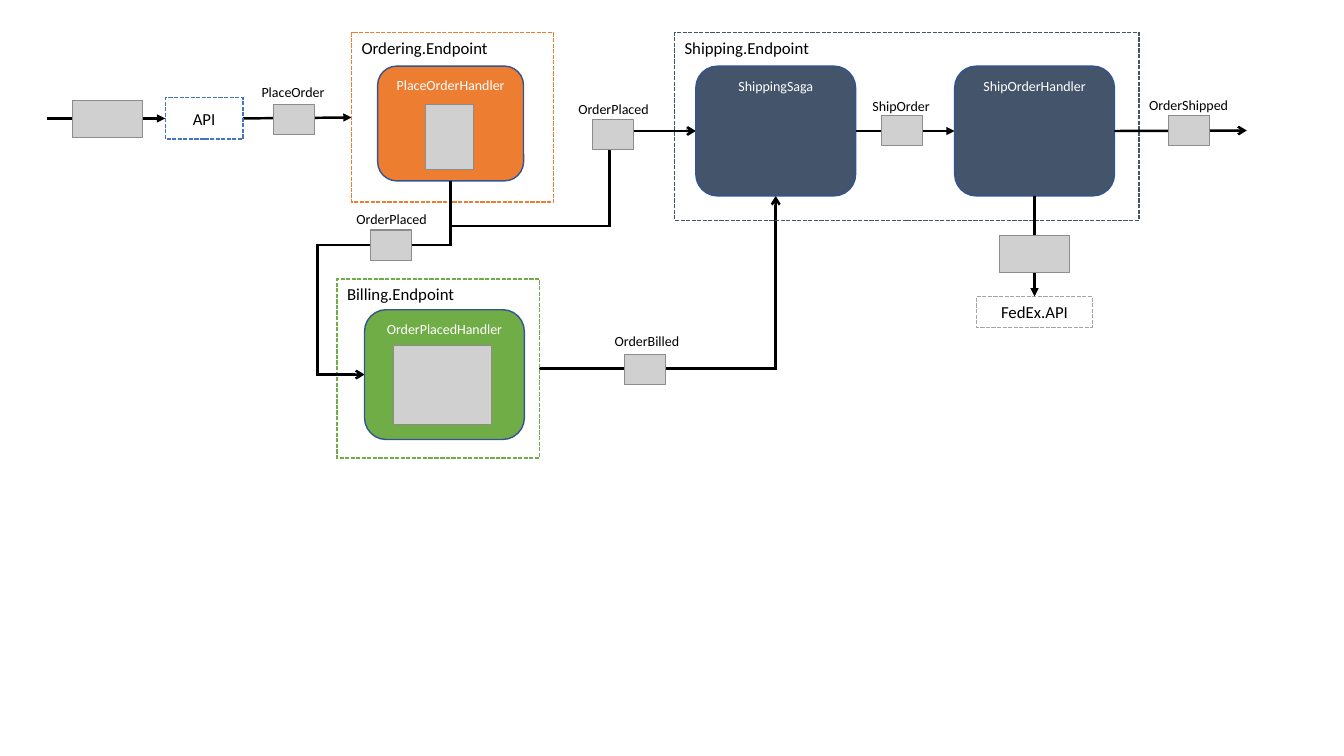
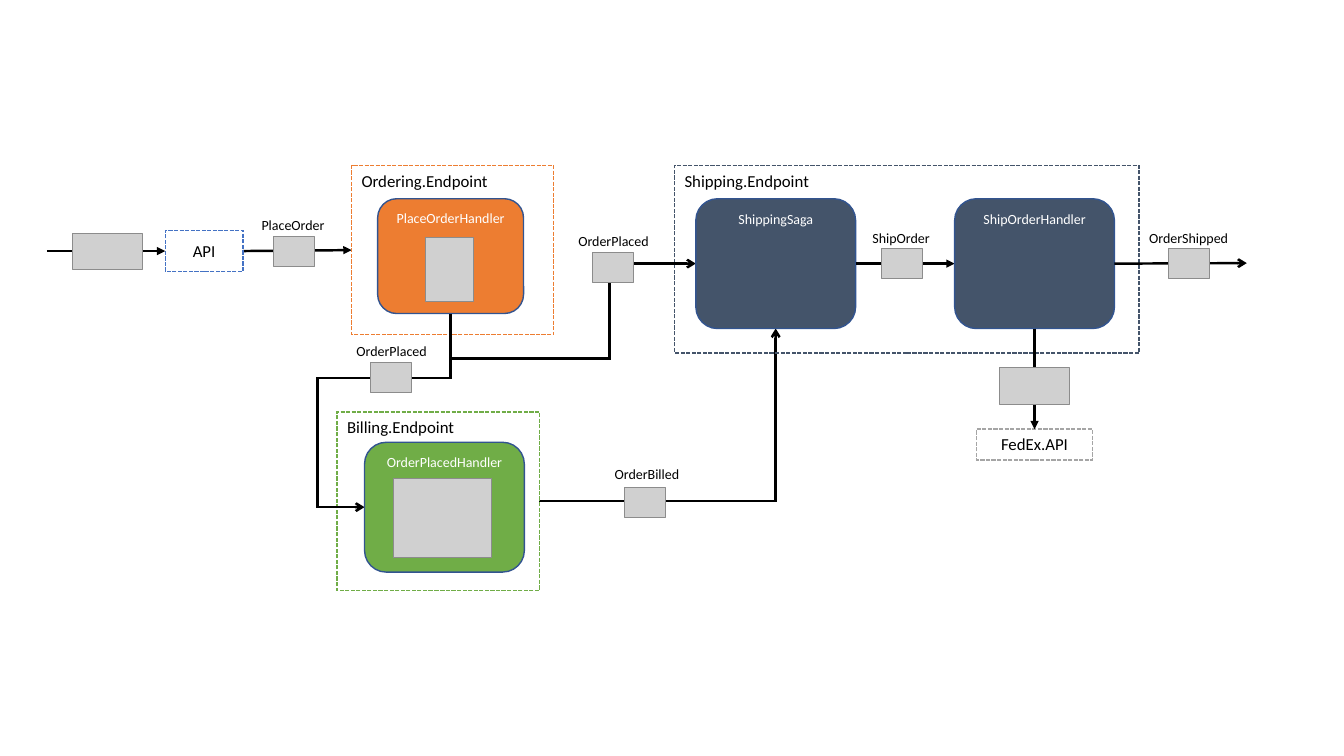
Before and after one commit to mgmccarthy/DistributedTracing, a slide deck: slide 18 of DistributedTracing.pptx (slide 2 before the commit). Drawn at 1344x756 pixels with LibreOffice and Linux fonts; fonts in the diff are those of the drawing; grey boxes stand for pictures. Boxes give left, top, right and bottom in pixels: in the first picture for what was removed or moved away, otherwise in the second. Text is boxed around its words. In the diff, an @@ line names an element or a change of style, - is before the commit and + after.

```diff
--- a/DistributedTracing.pptx
+++ b/DistributedTracing.pptx
@@ 6 pictures, 5 texts, 3 rounded rectangles, 2 rectangles, 2 arrows: place and size @@
-6 pictures, 5 texts, 3 rounded rectangles, 2 rectangles, 2 arrows at (47,33,1210,385)
+6 pictures, 5 texts, 3 rounded rectangles, 2 rectangles, 2 arrows at (47,165,1210,517)
@@ 4 pictures, 3 rectangles, 3 elbow arrows, 3 arrows, 1 rounded rectangle, 1 text: place and size @@
-4 pictures, 3 rectangles, 3 elbow arrows, 3 arrows, 1 rounded rectangle, 1 text at (165,98,1247,458)
+4 pictures, 3 rectangles, 3 elbow arrows, 3 arrows, 1 rounded rectangle, 1 text at (165,231,1247,591)
```
Also in this commit, not shown: 18 slides added, 1 slide removed, 5 other files.
